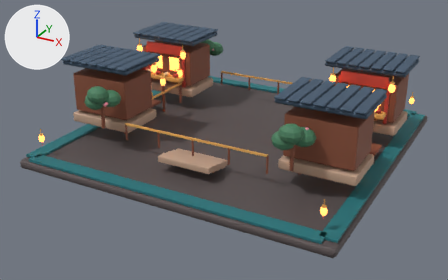
A saved change to the glTF model theme-factory/dist/night-market/environment.glb.
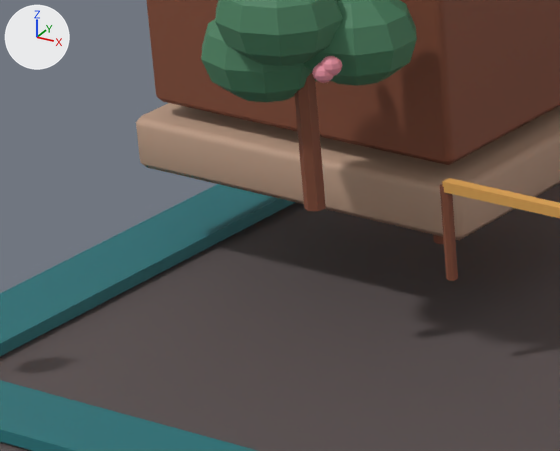
The first picture shows the older version from a camera (50 mm lens) standing at (6.77, -13.19, 5.92) and looking at (-0.18, -0.55, -0.4). The close-ups show the older and then the newer version on the part from 11% to 32% of the width and 33% to 60% of the height of that picture. Only the edits that show in the close-ups are written down. Arrows for +X, +Y and +Z are at upper left; the lights stay in place. Where no turn or scale is listed for an object, it has been applied to the vertices.

In view in the first close-up: 'bonsai trunk', 'carved railing baluster', 'floating night-market island', 'layered miniature canopy', 'layered miniature canopy.001', 'layered miniature canopy.002', 'railing top', 'shop stone plinth.002', 'timber facade.002', 'water channel', 'water channel.002' and 3 more.
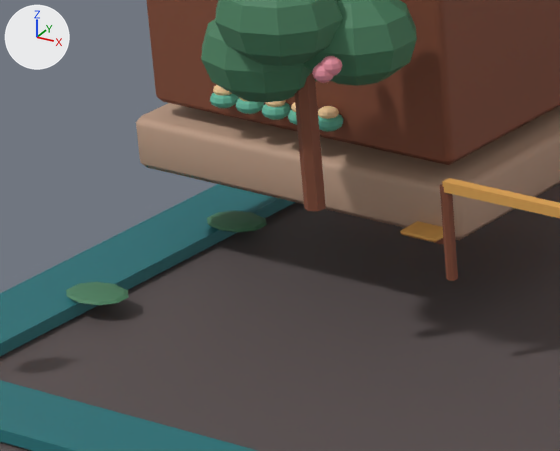
Changed parts and their boxes (x1, y1, x2, y2) in the close-ups (560 x 451 px):
'canal lotus leaf', added (green)
    after: (66, 282, 129, 306)
'canal lotus leaf.001', added (green)
    after: (207, 211, 267, 233)
'ornamental corner bronze plate', added (orange)
    after: (400, 221, 443, 243)
'market ceramic bowl.002', added
    after: (262, 102, 291, 120)
'market ceramic bowl', added
    after: (210, 93, 238, 108)
'market ceramic bowl.001', added
    after: (236, 98, 265, 114)
'market ceramic bowl.004', added
    after: (318, 114, 344, 132)
'steaming food.004', added
    after: (318, 106, 339, 119)
'steaming food', added
    after: (213, 85, 232, 96)
'steaming food.002', added
    after: (265, 100, 286, 107)
'market ceramic bowl.003', added (mostly hidden)
    after: (288, 110, 297, 125)

Diff of the bpy script that builds the scene:
```diff
--- a/theme-factory/dist/night-market/environment.glb.py
+++ b/theme-factory/dist/night-market/environment.glb.py
@@ ob_steaming_food_004 @@
+ob_steaming_food_004 = bpy.data.objects.new('steaming food.004', me_sphere_109)  # a UV sphere (10 segments, 6 rings, poles along z) spanning x -0.0428..0.0428, y -0.044..0.044, z -0.026..0.026; in mat_shop_paper (beige #f3ce9b)
+ob_steaming_food_004.location = (-2.64, -2.09, 0.43)
@@ ob_steaming_food_002 @@
+ob_steaming_food_002 = bpy.data.objects.new('steaming food.002', me_sphere_105)  # a UV sphere (10 segments, 6 rings, poles along z) spanning x -0.0428..0.0428, y -0.044..0.044, z -0.026..0.026; in mat_shop_paper (beige #f3ce9b)
+ob_steaming_food_002.location = (-2.92, -2.09, 0.43)
@@ ob_steaming_food @@
+ob_steaming_food = bpy.data.objects.new('steaming food', me_sphere_101)  # a UV sphere (10 segments, 6 rings, poles along z) spanning x -0.0428..0.0428, y -0.044..0.044, z -0.026..0.026; in mat_shop_paper (beige #f3ce9b)
+ob_steaming_food.location = (-3.2, -2.09, 0.43)
@@ ob_ornamental_corner_bronze_plate @@
+ob_ornamental_corner_bronze_plate = bpy.data.objects.new('ornamental corner bronze plate', me_cube_122)  # 24 vertices, 44 faces; spans x -0.095..0.095, y -0.095..0.095, z -0.012..0.012; in mat_antique_brass (orange #e1a655)
+ob_ornamental_corner_bronze_plate.location = (-2.12, -2.12, 0.02)
@@ ob_market_ceramic_bowl_004 @@
+ob_market_ceramic_bowl_004 = bpy.data.objects.new('market ceramic bowl.004', me_sphere_108)  # a UV sphere (10 segments, 6 rings, poles along z) spanning x -0.059..0.059, y -0.062..0.062, z -0.038..0.038; in mat_jade_ceramics (green #65baa0)
+ob_market_ceramic_bowl_004.location = (-2.64, -2.09, 0.39)
@@ ob_market_ceramic_bowl_003 @@
+ob_market_ceramic_bowl_003 = bpy.data.objects.new('market ceramic bowl.003', me_sphere_106)  # a UV sphere (10 segments, 6 rings, poles along z) spanning x -0.059..0.059, y -0.062..0.062, z -0.038..0.038; in mat_jade_ceramics (green #65baa0)
+ob_market_ceramic_bowl_003.location = (-2.78, -2.09, 0.39)
@@ ob_market_ceramic_bowl_002 @@
+ob_market_ceramic_bowl_002 = bpy.data.objects.new('market ceramic bowl.002', me_sphere_104)  # a UV sphere (10 segments, 6 rings, poles along z) spanning x -0.059..0.059, y -0.062..0.062, z -0.038..0.038; in mat_jade_ceramics (green #65baa0)
+ob_market_ceramic_bowl_002.location = (-2.92, -2.09, 0.39)
@@ ob_market_ceramic_bowl_001 @@
+ob_market_ceramic_bowl_001 = bpy.data.objects.new('market ceramic bowl.001', me_sphere_102)  # a UV sphere (10 segments, 6 rings, poles along z) spanning x -0.059..0.059, y -0.062..0.062, z -0.038..0.038; in mat_jade_ceramics (green #65baa0)
+ob_market_ceramic_bowl_001.location = (-3.06, -2.09, 0.39)
@@ ob_market_ceramic_bowl @@
+ob_market_ceramic_bowl = bpy.data.objects.new('market ceramic bowl', me_sphere_100)  # a UV sphere (10 segments, 6 rings, poles along z) spanning x -0.059..0.059, y -0.062..0.062, z -0.038..0.038; in mat_jade_ceramics (green #65baa0)
+ob_market_ceramic_bowl.location = (-3.2, -2.09, 0.39)
@@ ob_canal_lotus_leaf_001 @@
+ob_canal_lotus_leaf_001 = bpy.data.objects.new('canal lotus leaf.001', me_sphere_081)  # 52 vertices, 100 faces; spans x -0.143..0.143, y -0.11..0.11, z -0.018..0.018; in mat_foliage (green #487e5d)
+ob_canal_lotus_leaf_001.location = (-3.5, -1.75, -0.36)
@@ ob_canal_lotus_leaf @@
+ob_canal_lotus_leaf = bpy.data.objects.new('canal lotus leaf', me_sphere_080)  # 52 vertices, 100 faces; spans x -0.143..0.143, y -0.11..0.11, z -0.018..0.018; in mat_foliage (green #487e5d)
+ob_canal_lotus_leaf.location = (-3.5, -2.65, -0.36)
```
